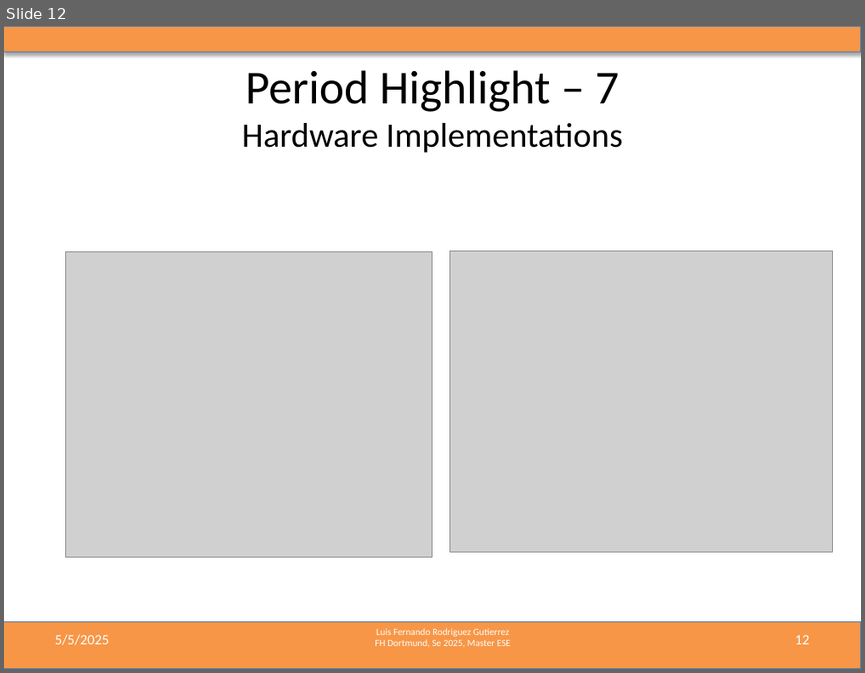
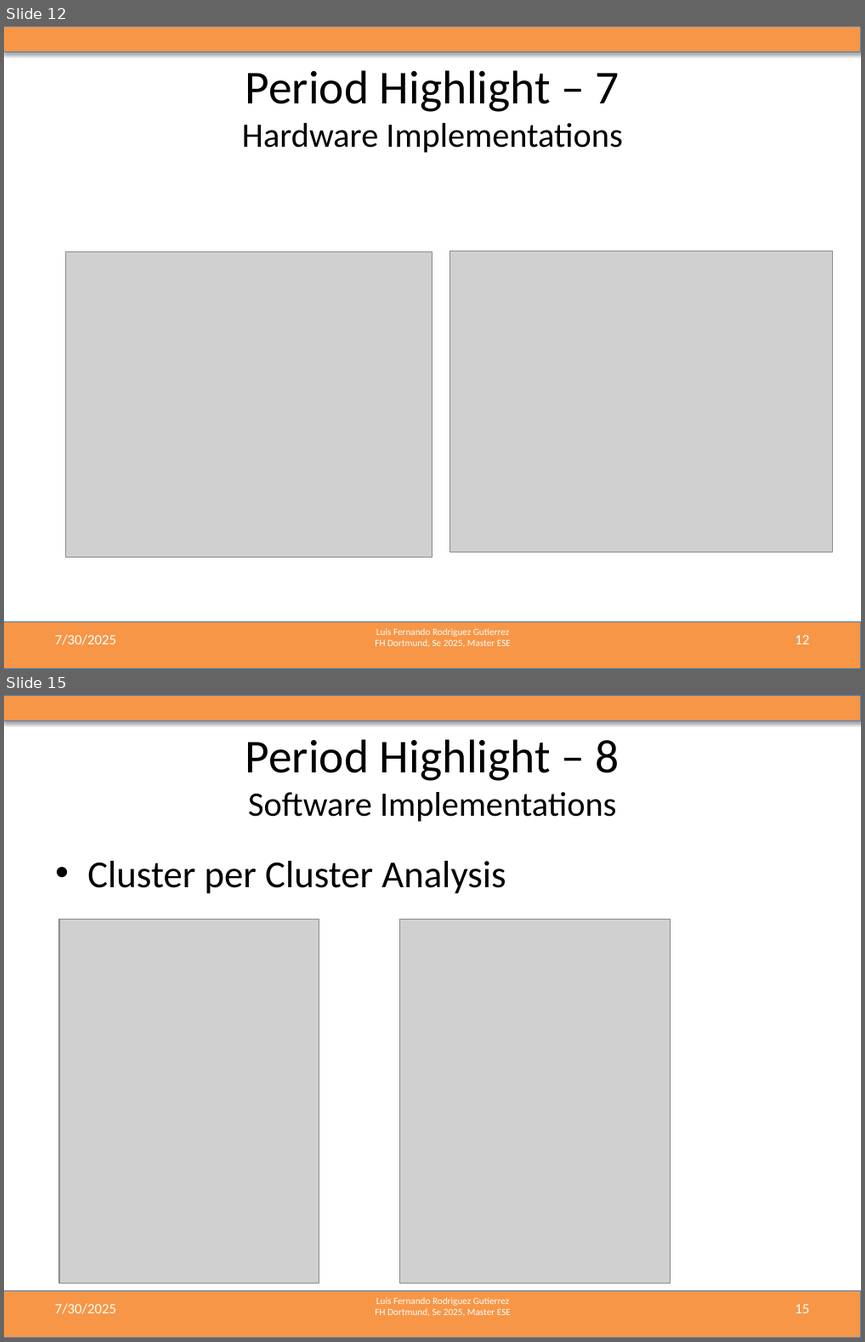
Before and after one commit to LF-RoGu/ResearchProject, a slide deck: 06_PresentationUpdates/Radar_ResearchProject.pptx. Shown one above the other, each under a label of ours: slide 12 before the commit, slides 12 and 15 after it; the slides between them are not shown. The pictures are 865x673 and 865x1342 pixels, drawn with LibreOffice and Linux fonts; fonts in the diff are those of the drawing; grey boxes stand for pictures. Boxes give left, top, right and bottom in pixels: in the first picture for what was removed or moved away, otherwise in the second. Text is boxed around its words. In the diff, an @@ line names an element or a change of style, - is before the commit and + after.

```diff
--- a/06_PresentationUpdates/Radar_ResearchProject.pptx
+++ b/06_PresentationUpdates/Radar_ResearchProject.pptx
@@ slide 15 added at (x1=4, y1=695, x2=861, y2=1338), background #FFFFFF; not listed: 3 template elements that a slide beside it also shows @@
@@ title added at (x1=245, y1=739, x2=619, y2=822), 28.8 pt, text #000000 @@
+Period Highlight – 8
+Software Implementations
@@ text added at (x1=87, y1=861, x2=506, y2=894), 32 pt, text #000000 @@
+• Cluster per Cluster Analysis
@@ picture added at (x1=60, y1=919, x2=319, y2=1282) @@
@@ picture added at (x1=400, y1=919, x2=670, y2=1282) @@
@@ text added at (x1=55, y1=1303, x2=116, y2=1314), 12 pt, text #FFFFFF @@
+7/30/2025
@@ page number added at (x1=794, y1=1304, x2=809, y2=1313), 12 pt, text #FFFFFF @@
+15
@@ slide 12 changed as well @@
@@ text at (x1=55, y1=634, x2=116, y2=645): text changed @@
-5/5/2025
+7/30/2025
```
Also in this commit, not shown: 13 other slides changed, 4 other slides added, 1 other file.
